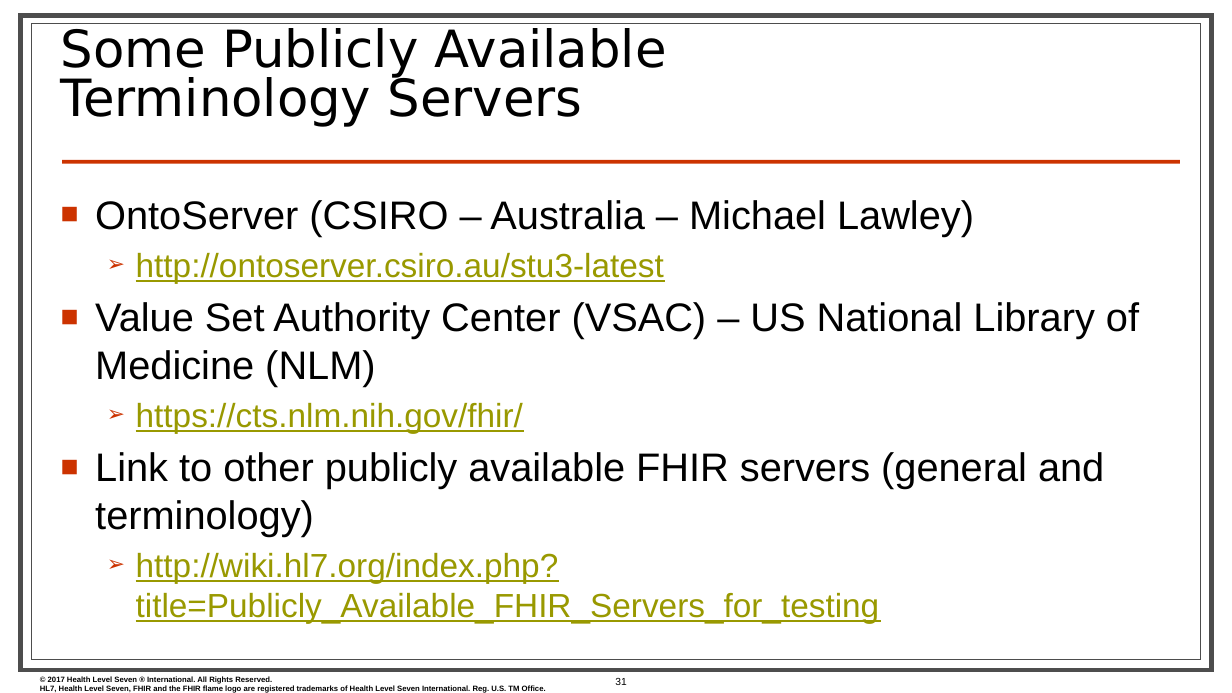
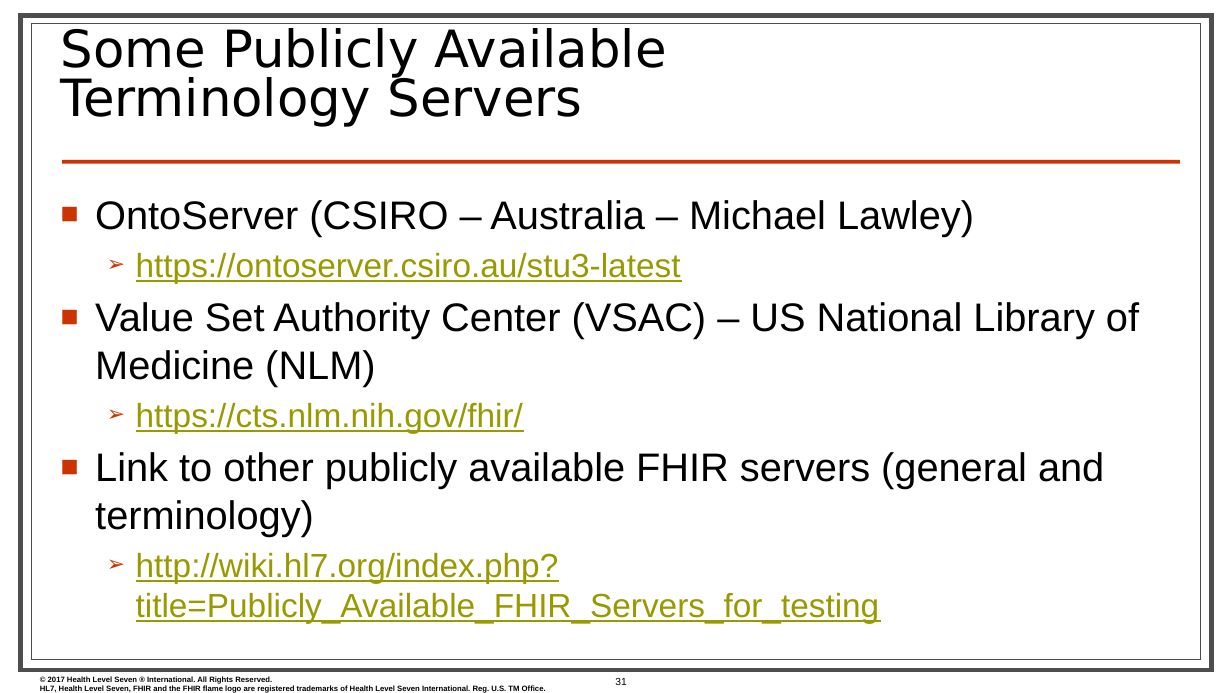
Before and after one commit to FHIR/documents, a slide deck: slide 31 of presentations/2018-10 Day of the Dev/Hands-on.pptx. Drawn at 1232x693 pixels with LibreOffice and Linux fonts; fonts in the diff are those of the drawing; background and template pictures are left out. Boxes give left, top, right and bottom in pixels: in the first picture for what was removed or moved away, otherwise in the second. Text is boxed around its words. In the diff, an @@ line names an element or a change of style, - is before the commit and + after.

```diff
--- a/presentations/2018-10 Day of the Dev/Hands-on.pptx
+++ b/presentations/2018-10 Day of the Dev/Hands-on.pptx
@@ text at (136,252,681,283): text changed @@
-  ➢ http://ontoserver.csiro.au/stu3-latest
+  ➢ https://ontoserver.csiro.au/stu3-latest
```
Also in this commit, not shown: 1 other file.
